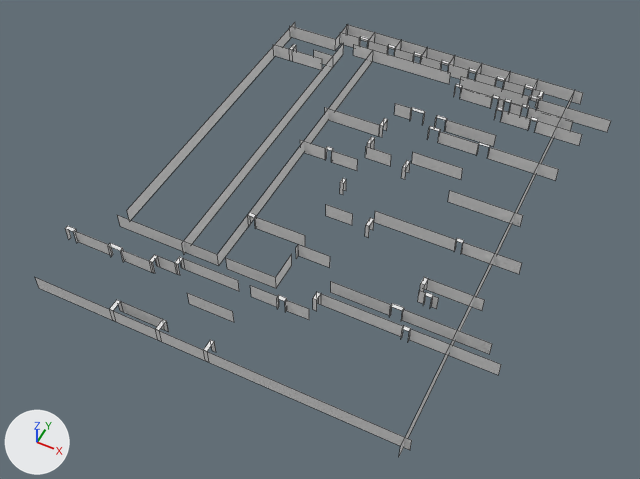
Renders of the Blender file assets/LFloor.blend from each side of a commit.
Before and after are seen from a 50 mm lens placed at (28.6, -55.5, 78.6), pointed at (-4.2, 10.1, -3.3). Every picture has the same lights, and +X, +Y and +Z are marked at lower left. The picture after the commit comes second. Mesh edges are drawn as thin lines.
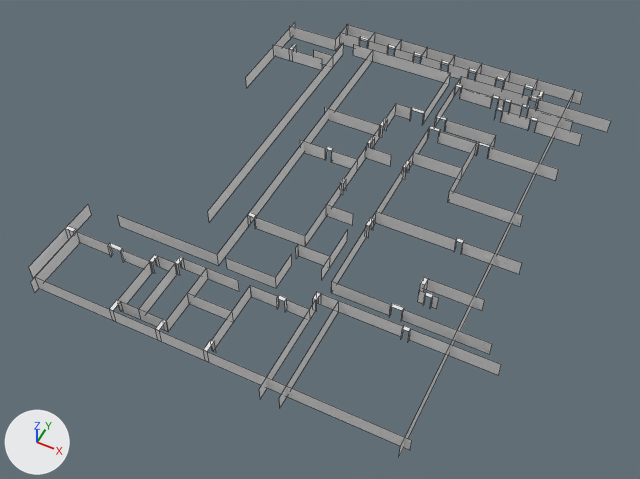
Where the change shows, as pixel boxes (x1, y1, x2, y2) in the pictures (640 x 479 px):
'Cube.058', reshaped (70% narrower, 67% shorter)
    before: (127, 22, 295, 220)
    after: (246, 22, 295, 87)
'Cube.057', reshaped (16% narrower, 15% shorter)
    before: (182, 43, 344, 254)
    after: (208, 43, 344, 222)
'Cube.087', added
    after: (29, 204, 91, 278)
'Cube.086', added
    after: (31, 232, 80, 292)
'Cube.080', added
    after: (279, 301, 339, 407)
'Cube.081', added
    after: (259, 300, 316, 399)
'Cube.083', added
    after: (166, 268, 208, 331)
'Cube.082', added
    after: (212, 286, 251, 348)
'Cube.084', added
    after: (139, 264, 177, 317)
'Cube.085', added
    after: (119, 262, 153, 304)
'Cube.074', added
    after: (305, 183, 342, 246)
'Cube.079', added
    after: (332, 227, 367, 283)
'Cube.075', added
    after: (322, 230, 348, 279)
'Cube.078', added
    after: (371, 168, 404, 224)
'Cube.070', added
    after: (423, 74, 450, 124)
'Cube.073', added
    after: (344, 144, 369, 187)
'Cube.076', added
    after: (449, 143, 477, 193)
'Cube.069', added
    after: (436, 78, 461, 125)
'Cube.077', added
    after: (408, 129, 429, 167)
'Cube.071', added
    after: (386, 104, 396, 126)

Patch to the scene script:
```diff
--- a/assets/LFloor.blend.py
+++ b/assets/LFloor.blend.py
@@ me_cube_058 @@
-me_cube_058.from_pydata(...)  # 4 vertices, 1 face; spans x -1.0, y -1.0..42.3, z -1.0..1.0
-me_cube_058.vertices[0].co = (-1.0, -1.0, -1.0)  # pixel (183, 254)
-me_cube_058.vertices[1].co = (-1.0, -1.0, 1.0)  # pixel (181, 243)
+me_cube_058.from_pydata(...)  # 4 vertices, 1 face; spans x -1.0, y 4.7..42.3, z -1.0..1.0
+# me_cube_058 part 1
+me_cube_058.vertices[0].co = (-1.0, 4.7, -1.0)  # pixel (209, 222)
+me_cube_058.vertices[1].co = (-1.0, 4.7, 1.0)  # pixel (207, 211)
@@ me_cube_059 @@
-me_cube_059.from_pydata(...)  # 4 vertices, 1 face; spans x -1.0, y -1.0..42.3, z -1.0..1.0
-me_cube_059.vertices[0].co = (-1.0, -1.0, -1.0)
-me_cube_059.vertices[1].co = (-1.0, -1.0, 1.0)  # pixel (126, 210)
+me_cube_059.from_pydata(...)  # 4 vertices, 1 face; spans x -1.0, y 27.6..42.3, z -1.0..1.0
+# me_cube_059 part 2
+me_cube_059.vertices[0].co = (-1.0, 27.6, -1.0)  # pixel (246, 88)
+me_cube_059.vertices[1].co = (-1.0, 27.6, 1.0)  # pixel (245, 77)
@@ me_cube_088 @@
+me_cube_088.from_pydata([(-1.0, 33.72, -1.0), (-1.0, 33.72, 1.0), (-1.0, 44.85, -1.0), (-1.0, 44.85, 1.0)], [], [(0, 1, 3, 2)])
@@ me_cube_087 @@
+me_cube_087.from_pydata([(-1.0, 36.39, -1.0), (-1.0, 36.39, 1.0), (-1.0, 44.85, -1.0), (-1.0, 44.85, 1.0)], [], [(0, 1, 3, 2)])
@@ me_cube_086 @@
+me_cube_086.from_pydata([(-1.0, 38.58, -1.0), (-1.0, 38.58, 1.0), (-1.0, 44.85, -1.0), (-1.0, 44.85, 1.0)], [], [(0, 1, 3, 2)])
@@ me_cube_085 @@
+me_cube_085.from_pydata([(-1.0, 38.58, -1.0), (-1.0, 38.58, 1.0), (-1.0, 45.9, -1.0), (-1.0, 45.9, 1.0)], [], [(0, 1, 3, 2)])
@@ me_cube_084 @@
+me_cube_084.from_pydata([(-1.0, 38.58, -1.0), (-1.0, 38.58, 1.0), (-1.0, 46.91, -1.0), (-1.0, 46.91, 1.0)], [], [(0, 1, 3, 2)])
@@ me_cube_082 @@
+me_cube_082.from_pydata([(-1.0, 35.66, -1.0), (-1.0, 35.66, 1.0), (-1.0, 48.36, -1.0), (-1.0, 48.36, 1.0)], [], [(0, 1, 3, 2)])
@@ me_cube_081 @@
+me_cube_081.from_pydata([(-1.0, 35.66, -1.0), (-1.0, 35.66, 1.0), (-1.0, 49.38, -1.0), (-1.0, 49.38, 1.0)], [], [(0, 1, 3, 2)])
@@ me_cube_080 @@
+me_cube_080.from_pydata([(-1.0, 39.89, -1.0), (-1.0, 39.89, 1.0), (-1.0, 49.4, -1.0), (-1.0, 49.4, 1.0)], [], [(0, 1, 3, 2)])
@@ me_cube_079 @@
+me_cube_079.from_pydata([(-1.0, 39.62, -1.0), (-1.0, 39.62, 1.0), (-1.0, 49.4, -1.0), (-1.0, 49.4, 1.0)], [], [(0, 1, 3, 2)])
@@ me_cube_078 @@
+me_cube_078.from_pydata([(-1.0, 39.62, -1.0), (-1.0, 39.62, 1.0), (-1.0, 46.67, -1.0), (-1.0, 46.67, 1.0)], [], [(0, 1, 3, 2)])
@@ me_cube_077 @@
+me_cube_077.from_pydata([(-1.0, 37.0, -1.0), (-1.0, 37.0, 1.0), (-1.0, 46.67, -1.0), (-1.0, 46.67, 1.0)], [], [(0, 1, 3, 2)])
@@ me_cube_076 @@
+me_cube_076.from_pydata([(-1.0, 34.57, -1.0), (-1.0, 34.57, 1.0), (-1.0, 41.36, -1.0), (-1.0, 41.36, 1.0)], [], [(0, 1, 3, 2)])
@@ me_cube_075 @@
+me_cube_075.from_pydata([(-1.0, 34.57, -1.0), (-1.0, 34.57, 1.0), (-1.0, 44.34, -1.0), (-1.0, 44.34, 1.0)], [], [(0, 1, 3, 2)])
@@ me_cube_074 @@
+me_cube_074.from_pydata([(-1.0, 37.0, -1.0), (-1.0, 37.0, 1.0), (-1.0, 44.34, -1.0), (-1.0, 44.34, 1.0)], [], [(0, 1, 3, 2)])
@@ me_cube_072 @@
+me_cube_072.from_pydata([(-1.0, 41.7, -1.0), (-1.0, 41.7, 1.0), (-1.0, 45.22, -1.0), (-1.0, 45.22, 1.0)], [], [(0, 1, 3, 2)])
@@ me_cube_071 @@
+me_cube_071.from_pydata([(-1.0, 39.89, -1.0), (-1.0, 39.89, 1.0), (-1.0, 49.62, -1.0), (-1.0, 49.62, 1.0)], [], [(0, 1, 3, 2)])
@@ me_cube_070 @@
+me_cube_070.from_pydata([(-1.0, 39.89, -1.0), (-1.0, 39.89, 1.0), (-1.0, 49.51, -1.0), (-1.0, 49.51, 1.0)], [], [(0, 1, 3, 2)])
@@ ob_cube_087 @@
+ob_cube_087 = bpy.data.objects.new('Cube.087', me_cube_088)
+ob_cube_087.location = (-28.7, -46.2, 0.8)
@@ ob_cube_086 @@
+ob_cube_086 = bpy.data.objects.new('Cube.086', me_cube_087)
+ob_cube_086.location = (-27.1, -50.5, 0.8)
@@ ob_cube_085 @@
+ob_cube_085 = bpy.data.objects.new('Cube.085', me_cube_086)
+ob_cube_085.location = (-16.9, -50.5, 0.8)
@@ ob_cube_084 @@
+ob_cube_084 = bpy.data.objects.new('Cube.084', me_cube_085)
+ob_cube_084.location = (-14.2, -50.5, 0.8)
@@ ob_cube_083 @@
+ob_cube_083 = bpy.data.objects.new('Cube.083', me_cube_084)
+ob_cube_083.location = (-10.7, -50.5, 0.8)
@@ ob_cube_082 @@
+ob_cube_082 = bpy.data.objects.new('Cube.082', me_cube_084.copy())
+ob_cube_082.location = (-5.0, -50.5, 0.8)
@@ ob_cube_081 @@
+ob_cube_081 = bpy.data.objects.new('Cube.081', me_cube_082)
+ob_cube_081.location = (2.4, -50.5, 0.8)
@@ ob_cube_080 @@
+ob_cube_080 = bpy.data.objects.new('Cube.080', me_cube_081)
+ob_cube_080.location = (4.7, -50.5, 0.8)
@@ ob_cube_079 @@
+ob_cube_079 = bpy.data.objects.new('Cube.079', me_cube_080)
+ob_cube_079.location = (2.8, -39.0, 0.8)
@@ ob_cube_078 @@
+ob_cube_078 = bpy.data.objects.new('Cube.078', me_cube_079)
+ob_cube_078.location = (2.8, -27.9, 0.8)
@@ ob_cube_077 @@
+ob_cube_077 = bpy.data.objects.new('Cube.077', me_cube_078)
+ob_cube_077.location = (2.8, -16.8, 0.8)
@@ ob_cube_076 @@
+ob_cube_076 = bpy.data.objects.new('Cube.076', me_cube_077)
+ob_cube_076.location = (9.4, -16.8, 0.8)
@@ ob_cube_075 @@
+ob_cube_075 = bpy.data.objects.new('Cube.075', me_cube_076)
+ob_cube_075.location = (1.0, -32.6, 0.8)
@@ ob_cube_074 @@
+ob_cube_074 = bpy.data.objects.new('Cube.074', me_cube_075)
+ob_cube_074.location = (-3.0, -28.8, 0.8)
@@ ob_cube_073 @@
+ob_cube_073 = bpy.data.objects.new('Cube.073', me_cube_074)
+ob_cube_073.location = (-3.0, -20.8, 0.8)
@@ ob_cube_071 @@
+ob_cube_071 = bpy.data.objects.new('Cube.071', me_cube_072)
+ob_cube_071.location = (-3.0, -12.7, 0.8)
@@ ob_cube_070 @@
+ob_cube_070 = bpy.data.objects.new('Cube.070', me_cube_071)
+ob_cube_070.location = (1.2, -7.6, 0.8)
@@ ob_cube_069 @@
+ob_cube_069 = bpy.data.objects.new('Cube.069', me_cube_070)
+ob_cube_069.location = (2.8, -7.6, 0.8)
```
